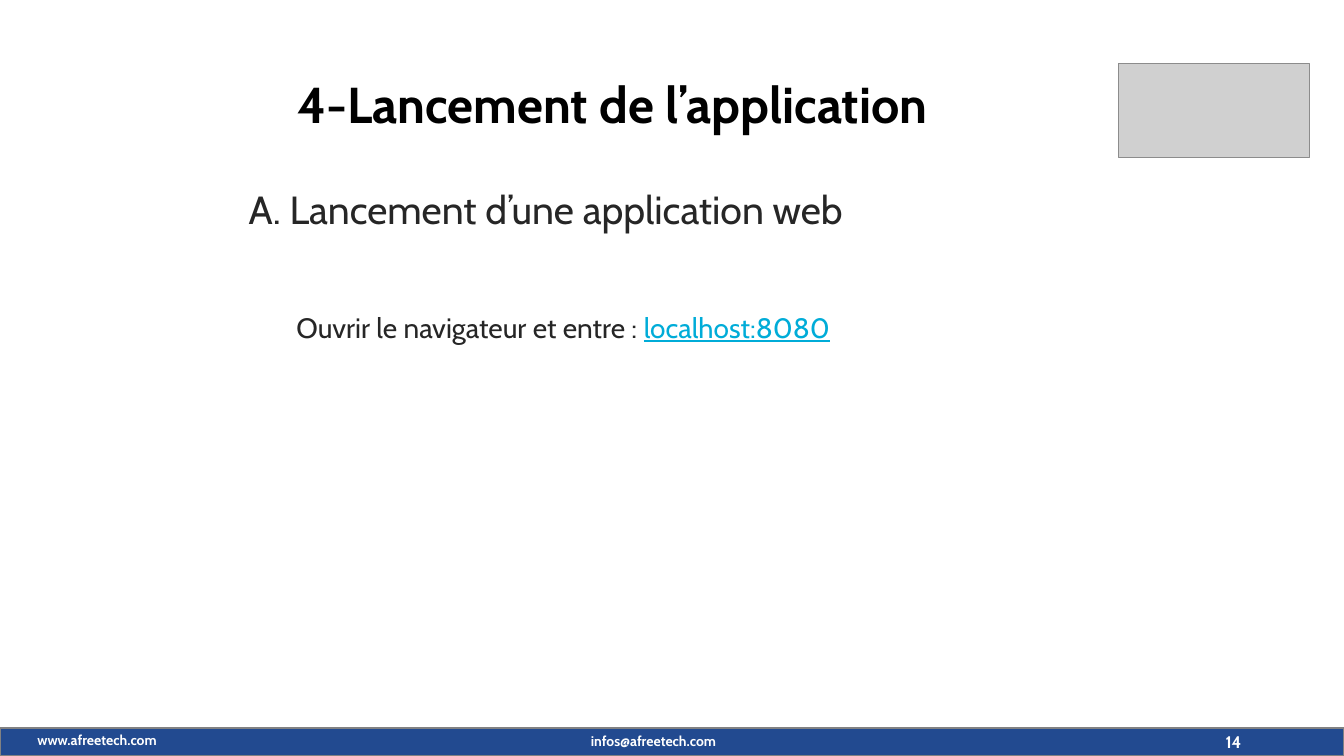
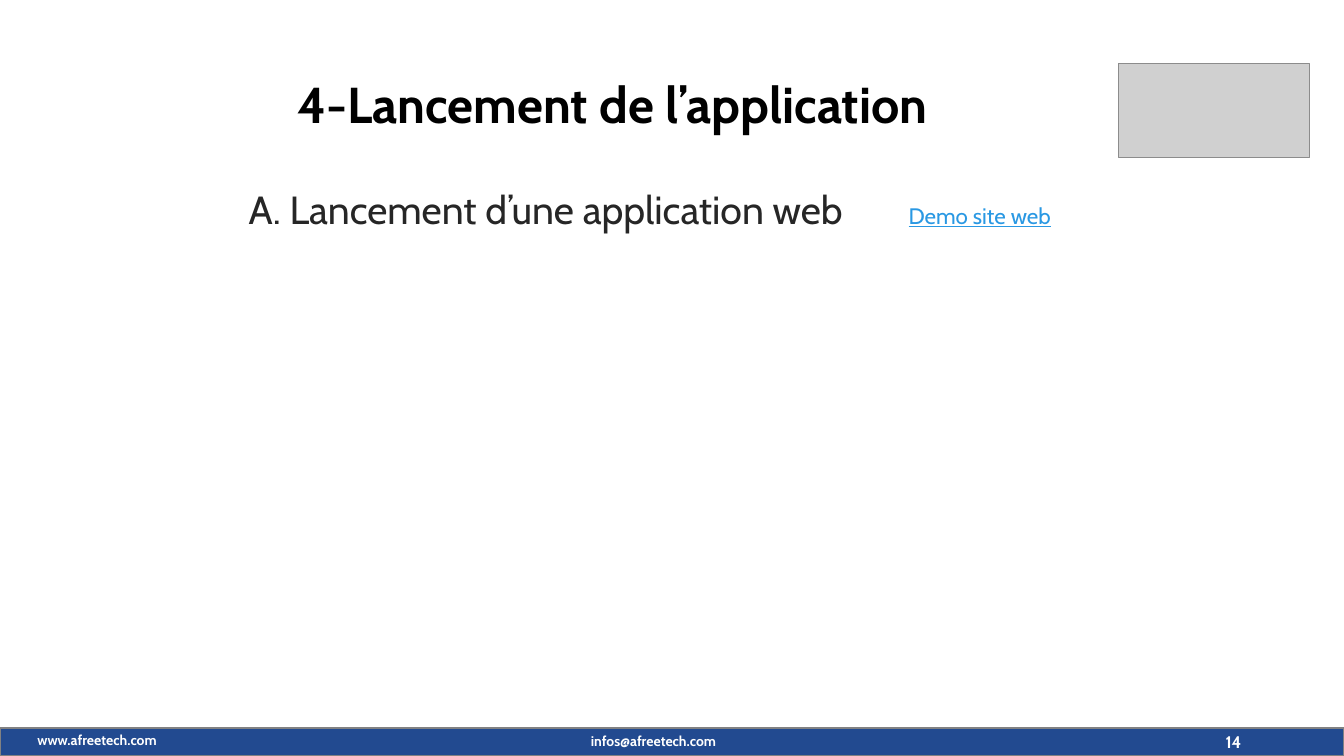
Before and after one commit to maximedorlin/maximedorlin, a slide deck: slide 14 of sprint boot (1).pptx. Drawn at 1344x756 pixels with LibreOffice and Linux fonts; fonts in the diff are those of the drawing; grey boxes stand for pictures; background and template pictures are left out. Boxes give left, top, right and bottom in pixels: in the first picture for what was removed or moved away, otherwise in the second. Text is boxed around its words. In the diff, an @@ line names an element or a change of style, - is before the commit and + after.

```diff
--- a/sprint boot (1).pptx
+++ b/sprint boot (1).pptx
@@ text added at box(909, 207, 1051, 227), 16 pt, text #2998E3, underline @@
+Demo site web
@@ text removed at box(296, 317, 830, 344) @@
-Ouvrir le navigateur et entre : localhost:8080
```
Also in this commit, not shown: 7 other slides changed.
